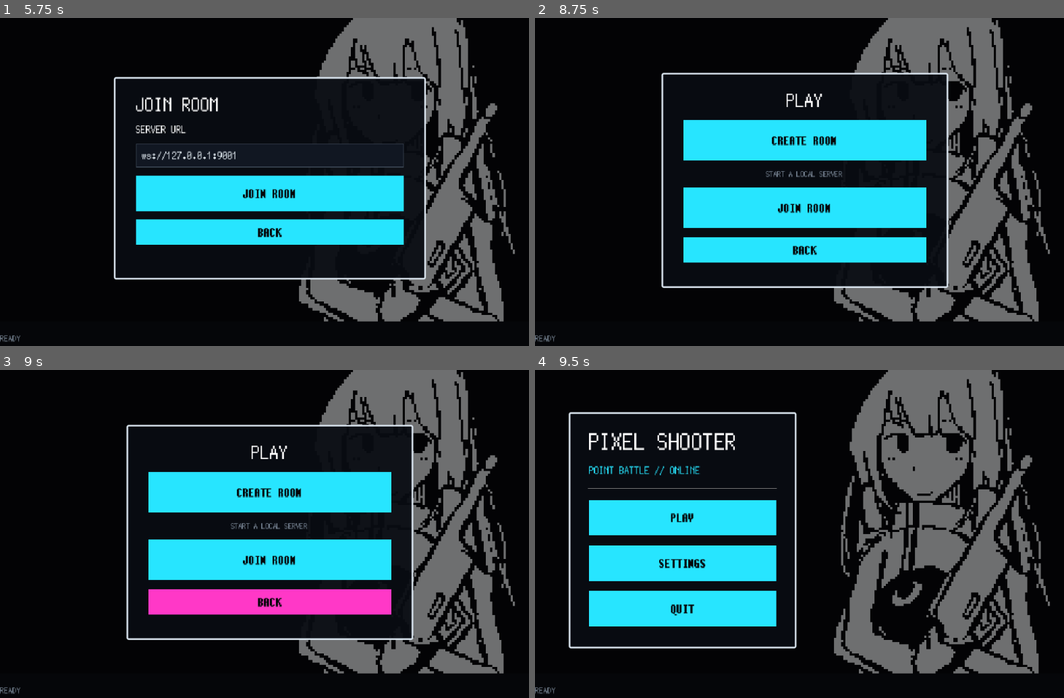
Above: before the commit, frames 1-4 (two rows, left to right).
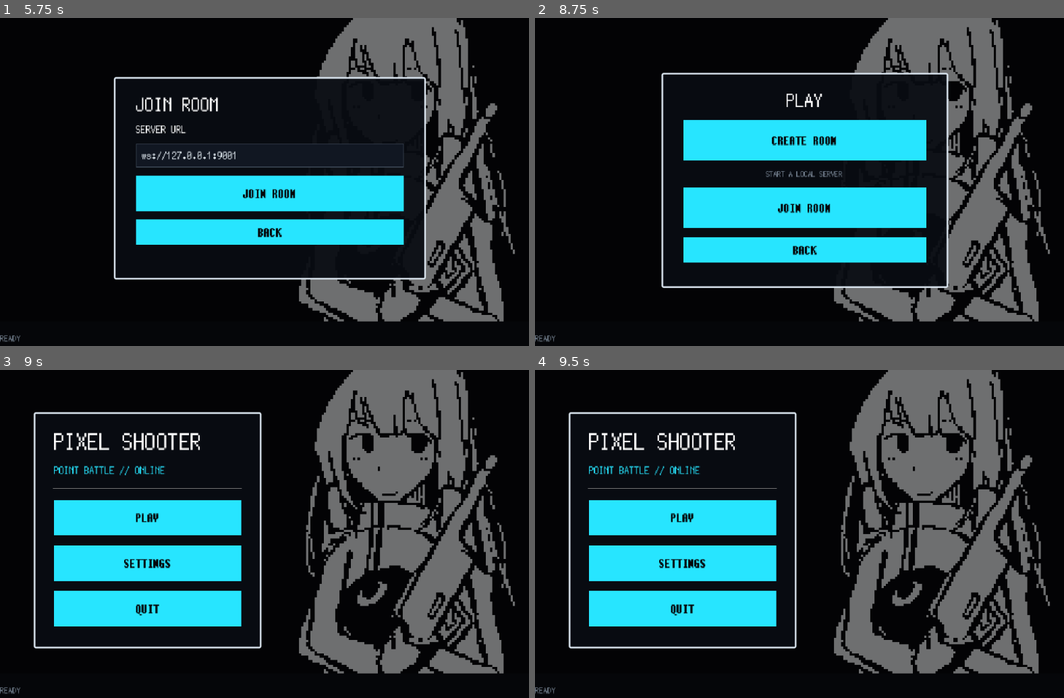
Above: after the commit, the same moments.

Repository: sumidawara/pixel-shooter-pvp
Game: Godot game, scene res://scenes/main.tscn
Two runs of this game, one before a commit and one after it. Both use one fixed random seed, a clock stepped at 60 frames per second and the inputs below.
Inputs (mouse positions are in pixels of both pictures, inside the frame that each line leads up to):
- Up to frame 1 (5.75 s): click "PLAY" at 0.5 s; click "CREATE ROOM" at 1.25 s; click "ADD CPU" at 2 s; click "LEAVE ROOM" at 2.75 s; click "BACK" at 3.5 s; click "PLAY" at 4.25 s; click "JOIN ROOM" at 5 s
- Up to frame 2 (8.75 s): click "BACK" at 5.75 s; tap Enter at 6.5, 8 s; move the mouse to (921, 168) at 6.52 s; hold D (move_right) 6.53-7.28 s; tap Space (dash) at 6.6, 7.25, 7.35, 8.1 s; click (921, 168) at 6.67 s; move the mouse to (698, 204) at 7.27 s; hold S (move_down) 7.28-8.03 s; move the mouse to (857, 113) at 8.02 s; hold D (move_right) from 8.03 s (still down)
- Up to frame 3 (9 s): tap Space (dash) at 8.75, 8.85 s; move the mouse to (243, 606) at 8.77 s; release D (move_right) at 8.78 s; hold W (move_up) from 8.78 s (still down); click (243, 606) at 8.92 s
- Up to frame 4 (9.5 s): keep holding W (move_up)

Frames 1-2 are identical in both runs. In frame 3, 28% of the frame differs, in the area x 6-79%, y 12-85%; in frame 4, nothing differs.

Commit message:
fix(front): trigger all buttons on press

Diff:
--- a/front/scenes/ui/exit_confirm_modal.tscn
+++ b/front/scenes/ui/exit_confirm_modal.tscn
@@ -73,6 +73,7 @@
 custom_minimum_size = Vector2(0, 44)
 layout_mode = 2
 size_flags_horizontal = 3
+action_mode = 0
 text = "CANCEL"
 
 [node name="ExitButton" type="Button" parent="ModalRoot/Center/Panel/Margin/Content/Buttons"]
@@ -80,4 +81,5 @@
 custom_minimum_size = Vector2(0, 44)
 layout_mode = 2
 size_flags_horizontal = 3
+action_mode = 0
 text = "LEAVE ROOM"
--- a/front/scenes/ui/menu_screen.tscn
+++ b/front/scenes/ui/menu_screen.tscn
@@ -80,18 +80,21 @@
 unique_name_in_owner = true
 custom_minimum_size = Vector2(0, 42)
 layout_mode = 2
+action_mode = 0
 text = "PLAY"
 
 [node name="SettingsButton" type="Button" parent="TitlePage/Panel/Margin/Content" unique_id=2079300222]
 unique_name_in_owner = true
 custom_minimum_size = Vector2(0, 42)
 layout_mode = 2
+action_mode = 0
 text = "SETTINGS"
 
 [node name="QuitButton" type="Button" parent="TitlePage/Panel/Margin/Content" unique_id=856782652]
 unique_name_in_owner = true
 custom_minimum_size = Vector2(0, 42)
 layout_mode = 2
+action_mode = 0
 text = "QUIT"
 
 [node name="PlayPage" type="Control" parent="." unique_id=985999457]
@@ -131,6 +134,7 @@
 unique_name_in_owner = true
 custom_minimum_size = Vector2(0, 48)
 layout_mode = 2
+action_mode = 0
 text = "CREATE ROOM"
 
 [node name="CreateRoomHint" type="Label" parent="PlayPage/Panel/Margin/Content" unique_id=1859459624]
@@ -145,11 +149,13 @@
 unique_name_in_owner = true
 custom_minimum_size = Vector2(0, 48)
 layout_mode = 2
+action_mode = 0
 text = "JOIN ROOM"
 
 [node name="TitleBackButton" type="Button" parent="PlayPage/Panel/Margin/Content" unique_id=1978732218]
 unique_name_in_owner = true
 layout_mode = 2
+action_mode = 0
 text = "BACK"
 
 [node name="JoinPage" type="Control" parent="." unique_id=543464538]
@@ -197,11 +203,13 @@
 unique_name_in_owner = true
 custom_minimum_size = Vector2(0, 42)
 layout_mode = 2
+action_mode = 0
 text = "JOIN ROOM"
 
 [node name="JoinBackButton" type="Button" parent="JoinPage/Panel/Margin/Content" unique_id=307937819]
 unique_name_in_owner = true
 layout_mode = 2
+action_mode = 0
 text = "BACK"
 
 [node name="CreatePage" type="Control" parent="." unique_id=1020124783]
@@ -262,23 +270,27 @@
 unique_name_in_owner = true
 layout_mode = 2
 size_flags_horizontal = 3
+action_mode = 0
 text = "ADD CPU"
 
 [node name="RemoveCpuButton" type="Button" parent="CreatePage/LobbyPanel/Margin/Content/CpuButtons" unique_id=1794071402]
 unique_name_in_owner = true
 layout_mode = 2
 size_flags_horizontal = 3
+action_mode = 0
 text = "REMOVE CPU"
 
 [node name="StartButton" type="Button" parent="CreatePage/LobbyPanel/Margin/Content" unique_id=872451629]
 unique_name_in_owner = true
 custom_minimum_size = Vector2(0, 38)
 layout_mode = 2
+action_mode = 0
 text = "START GAME"
 
 [node name="CreateBackButton" type="Button" parent="CreatePage/LobbyPanel/Margin/Content" unique_id=1421269334]
 unique_name_in_owner = true
 layout_mode = 2
+action_mode = 0
 text = "LEAVE ROOM"
 
 [node name="RulesPanel" type="PanelContainer" parent="CreatePage" unique_id=777015966]
@@ -424,6 +436,7 @@
 [node name="SettingsBackButton" type="Button" parent="SettingsPage/Panel/Margin/Content" unique_id=96669004]
 unique_name_in_owner = true
 layout_mode = 2
+action_mode = 0
 text = "SAVE & BACK"
 
 [node name="Footer" type="ColorRect" parent="." unique_id=116777247]
--- a/front/scripts/ui/menu_screen.gd
+++ b/front/scripts/ui/menu_screen.gd
@@ -76,9 +76,7 @@
 	server_input.text_submitted.connect(func(_value: String): request_connection())
 	add_cpu_button.pressed.connect(func(): add_cpu_requested.emit())
 	remove_cpu_button.pressed.connect(func(): remove_cpu_requested.emit(last_cpu_id))
-	# ロビーSnapshotのUI更新がマウスを離す瞬間と重なると`pressed`が
-	# 発火しないことがあるため、押した瞬間の`button_down`で開始要求を送る。
-	start_button.button_down.connect(_request_start_match)
+	start_button.pressed.connect(_request_start_match)
 
 
 func _bind_room_settings() -> void:
@@ -123,7 +121,7 @@
 func _request_start_match() -> void:
 	if not is_room_host or start_button.disabled:
 		return
-	print("START GAME button down: sending start_match")
+	print("START GAME pressed: sending start_match")
 	start_match_requested.emit()
 
 
--- /dev/null
+++ b/front/tests/button_press_mode_test.gd
@@ -0,0 +1,39 @@
+extends SceneTree
+
+
+func _initialize() -> void:
+	call_deferred("_run")
+
+
+func _run() -> void:
+	var main_scene: PackedScene = load("res://scenes/main.tscn")
+	var main = main_scene.instantiate()
+	root.add_child(main)
+	await process_frame
+
+	var buttons: Array[BaseButton] = []
+	_collect_buttons(main, buttons)
+	if buttons.is_empty():
+		push_error("button press mode: no buttons were found")
+		quit(1)
+		return
+
+	for button in buttons:
+		if button.action_mode != BaseButton.ACTION_MODE_BUTTON_PRESS:
+			push_error(
+				"button press mode: %s still reacts on release" % button.get_path()
+			)
+			quit(1)
+			return
+
+	print("button press mode: all %d buttons react on press" % buttons.size())
+	main.queue_free()
+	await process_frame
+	quit(0)
+
+
+func _collect_buttons(node: Node, buttons: Array[BaseButton]) -> void:
+	if node is BaseButton:
+		buttons.append(node)
+	for child in node.get_children():
+		_collect_buttons(child, buttons)
--- a/front/tests/join_room_flow_test.gd
+++ b/front/tests/join_room_flow_test.gd
@@ -60,7 +60,7 @@
 		quit(1)
 		return
 
-	menu.start_button.button_down.emit()
+	menu.start_button.pressed.emit()
 	for _attempt in range(40):
 		guest.poll()
 		await create_timer(0.05).timeout
--- a/front/tests/room_flow_test.gd
+++ b/front/tests/room_flow_test.gd
@@ -62,7 +62,7 @@
 		quit(1)
 		return
 
-	menu.start_button.button_down.emit()
+	menu.start_button.pressed.emit()
 	for _attempt in range(20):
 		guest.poll()
 		await create_timer(0.05).timeout
Not shown: 1 places in front/scenes/ui/menu_screen.tscn that only renumber resources
Not shown, added: front/tests/button_press_mode_test.gd.uid
